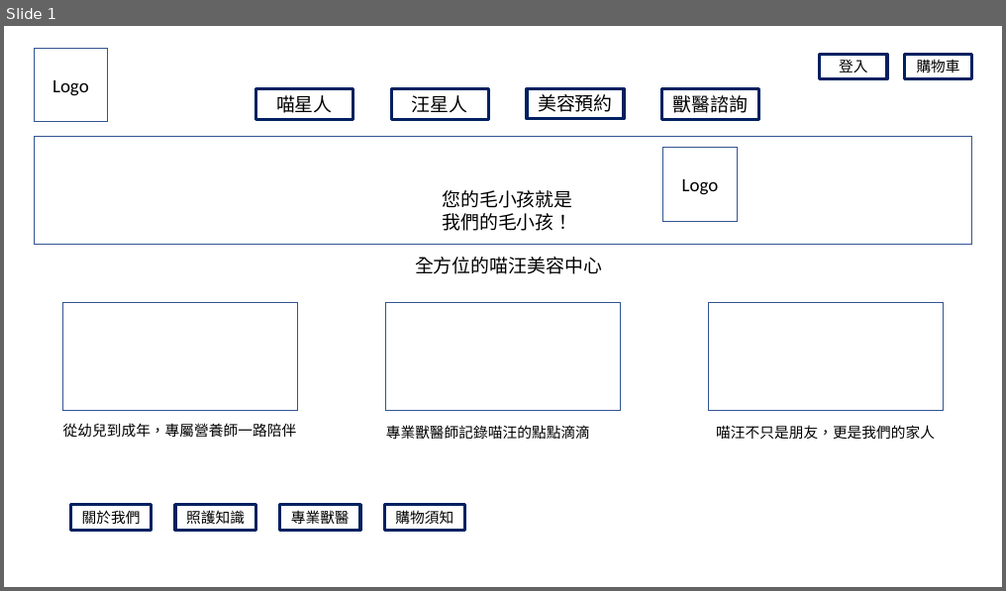
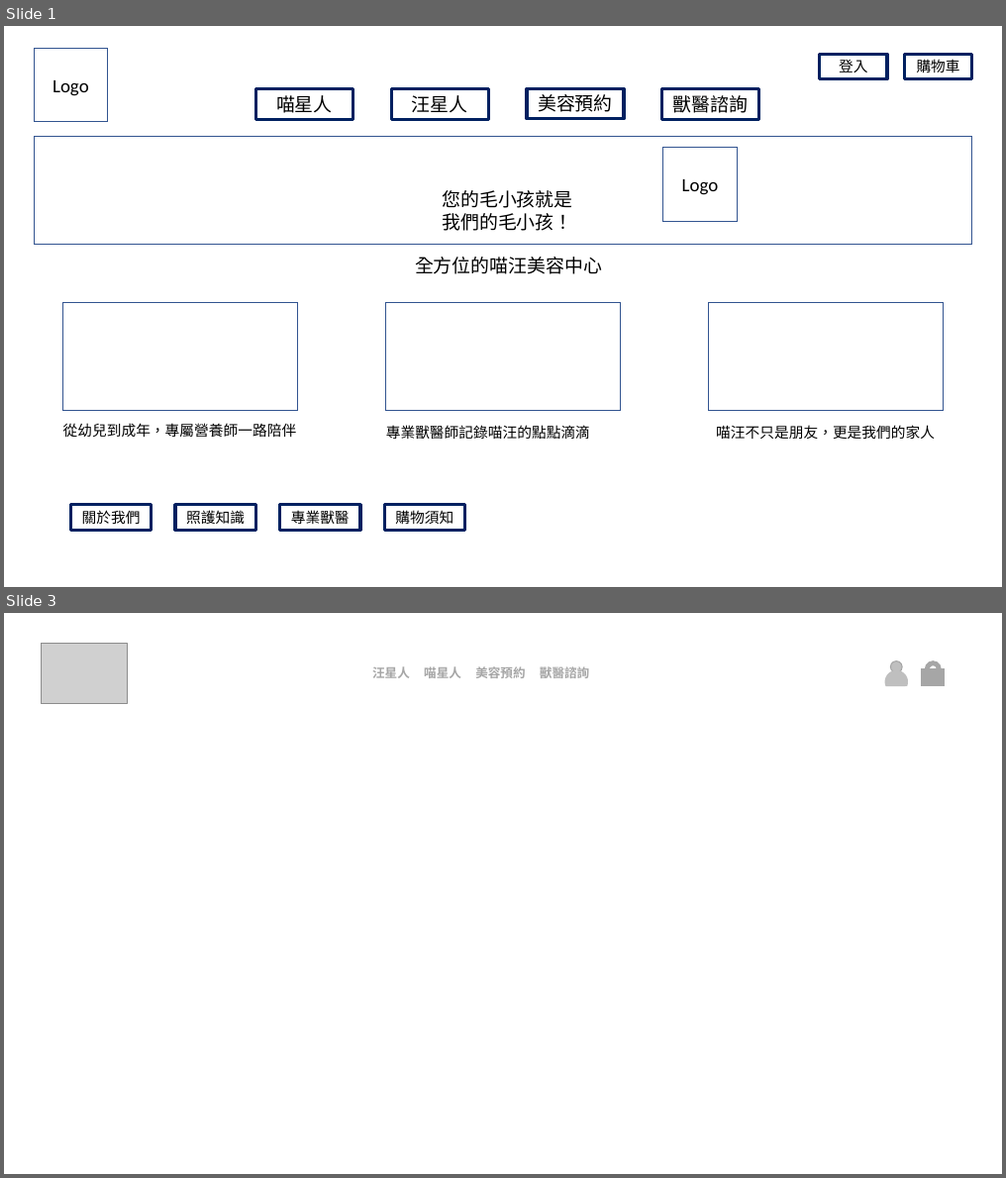
Before and after one commit to gnshiun/WebProject, a slide deck: 01_home_idea/home_idea_shiun.pptx. Shown one above the other, each under a label of ours: slide 1 before the commit, slides 1 and 3 after it; the slides between them are not shown. The pictures are 1006x591 and 1006x1178 pixels, drawn with LibreOffice and Linux fonts; fonts in the diff are those of the drawing; grey boxes stand for pictures. Boxes give left, top, right and bottom in pixels: in the first picture for what was removed or moved away, otherwise in the second. Text is boxed around its words. In the diff, an @@ line names an element or a change of style, - is before the commit and + after.

```diff
--- a/01_home_idea/home_idea_shiun.pptx
+++ b/01_home_idea/home_idea_shiun.pptx
@@ slide 3 added at (4,613,1002,1174), background #FFFFFF @@
@@ picture added at (41,643,127,703) @@
@@ text added at (372,666,589,678), 12 pt, text #A6A6A6, bold @@
+汪星人 喵星人 美容預約 獸醫諮詢
@@ chord (boxed as its full ellipse) added at (881,666,912,696), fill #BFBFBF @@
@@ ellipse added at (890,661,902,672), fill #BFBFBF, outline #A6A6A6 1 pt @@
@@ rectangle added at (922,669,944,685), fill #A6A6A6, outline #A6A6A6 1 pt @@
@@ arch (boxed as its full ring) added at (926,661,942,676), fill #A6A6A6, outline #A6A6A6 1 pt @@
```
Also in this commit, not shown: 1 other slide added.
